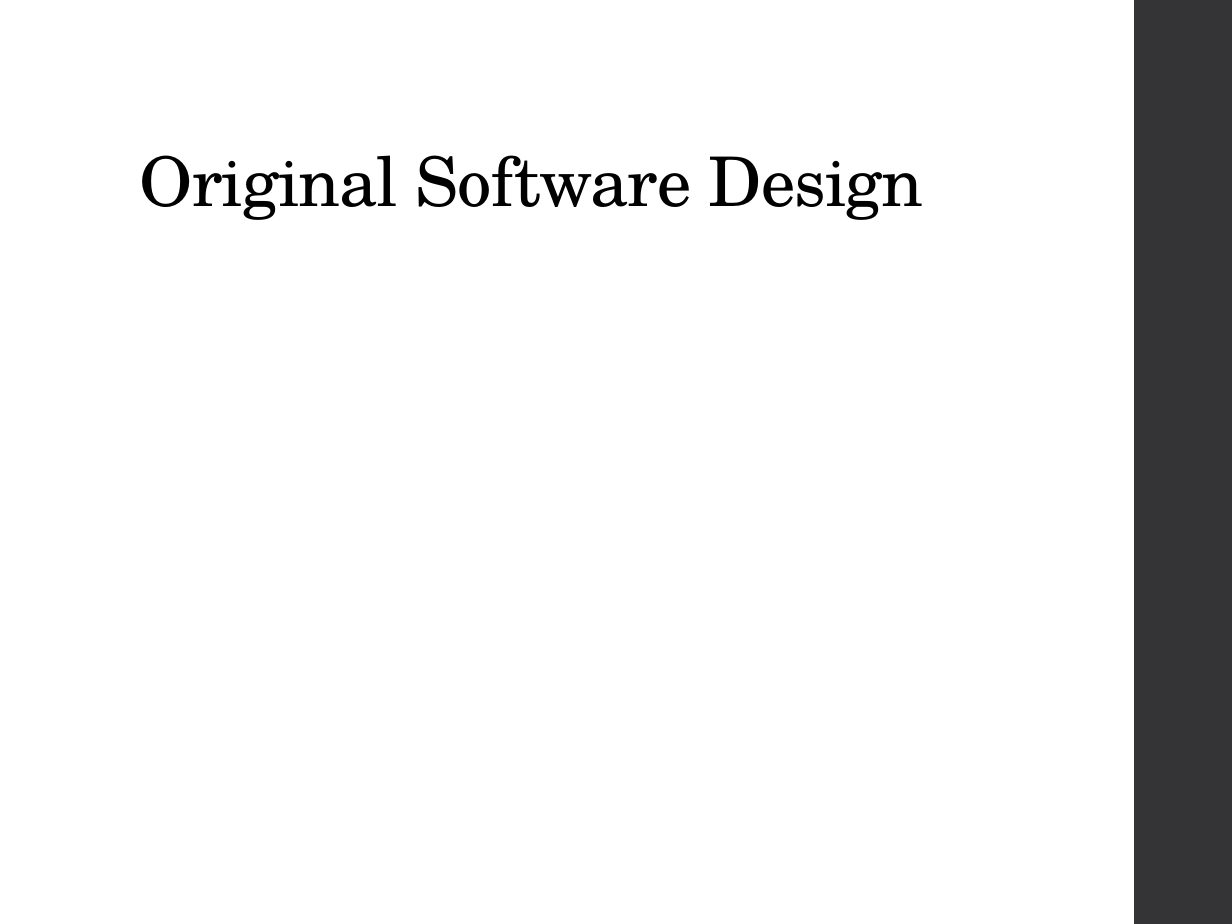
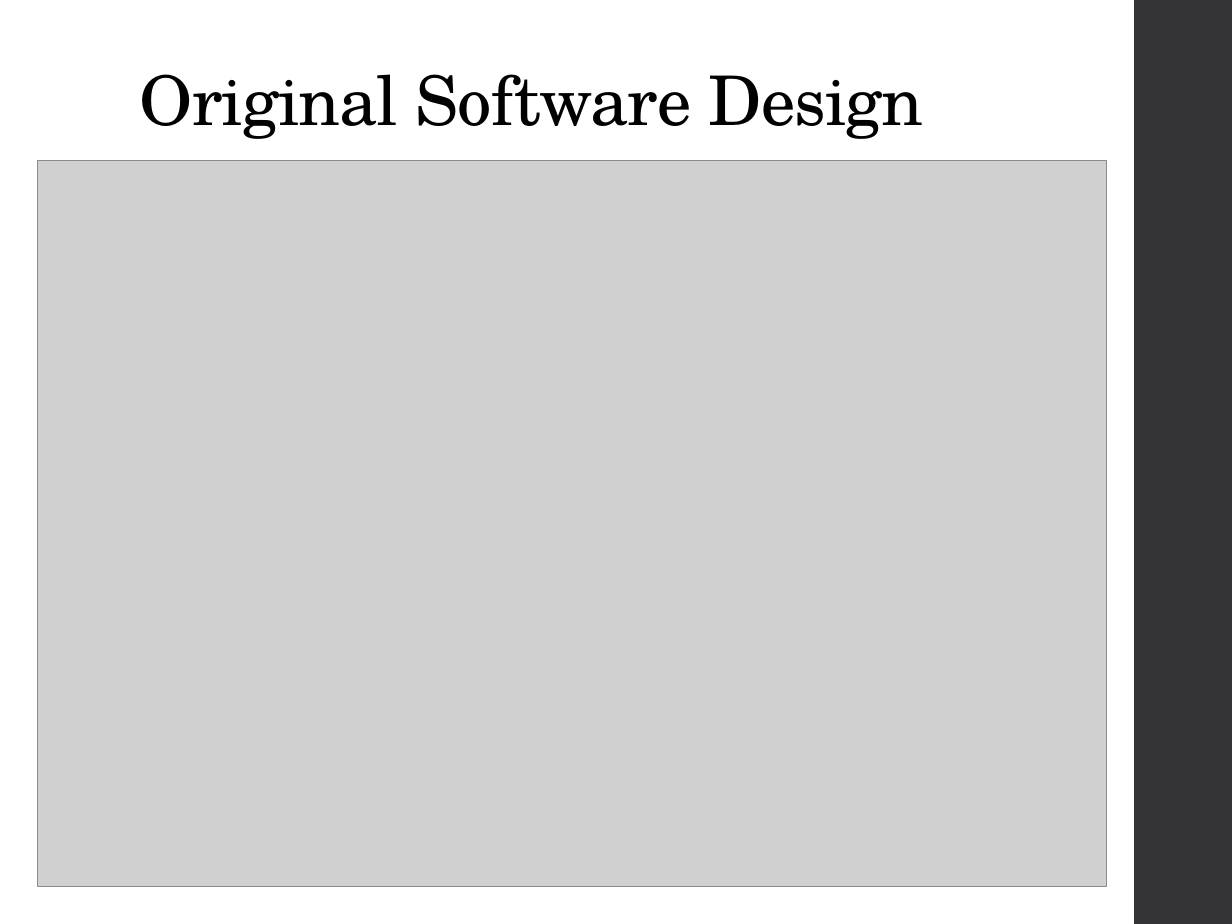
Before and after one commit to aflyingcougar/elc-4438-wah-pedal, a slide deck: slide 8 of Presentation/Final Presentation.pptx. Drawn at 1232x924 pixels with LibreOffice and Linux fonts; fonts in the diff are those of the drawing; grey boxes stand for pictures. Boxes give left, top, right and bottom in pixels: in the first picture for what was removed or moved away, otherwise in the second. Text is boxed around its words. In the diff, an @@ line names an element or a change of style, - is before the commit and + after.

```diff
--- a/Presentation/Final Presentation.pptx
+++ b/Presentation/Final Presentation.pptx
@@ title "Original Software Design" moved from (x1=140, y1=155, x2=924, y2=220) to (x1=140, y1=74, x2=924, y2=139) @@
@@ picture added at (x1=38, y1=160, x2=1108, y2=887) @@
```
Also in this commit, not shown: 6 other slides changed, 4 slides added, 3 slides removed, 6 other files.
